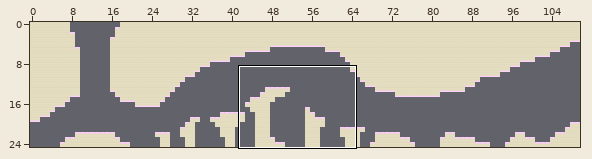
A Tiled map (JSON) gets an edit: assets/Project4Level4.tmj. Above, an overview of the earlier version with the close-up marked.
Close-up. The starting point:
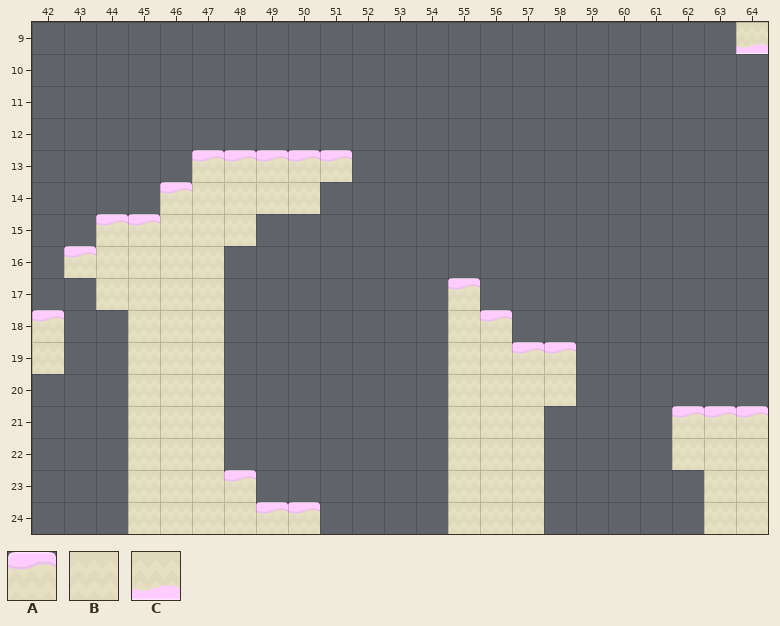
Cells are 70x70 px. Shown: x 42..64, y 9..24.
Key: from "Project4Level4": A 11, B 35, C 42.
_ is an empty cell.
Layer "Tile Layer 1" before, first column x 42:
 9 ______________________C
10 _______________________
11 _______________________
12 _______________________
13 _____AAAAA_____________
14 ____ABBBB______________
15 __AABBB________________
16 _ABBBB_________________
17 __BBBB_______A_________
18 A__BBB_______BA________
19 B__BBB_______BBAA______
20 ___BBB_______BBBB______
21 ___BBB_______BBB____AAA
22 ___BBB_______BBB____BBB
23 ___BBBA______BBB_____BB
24 ___BBBBAA____BBB_____BB
New version:
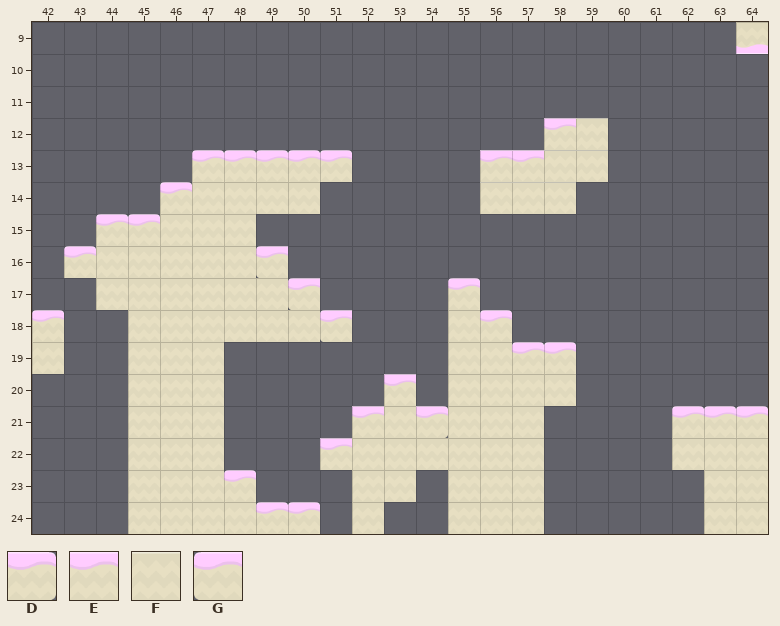
Further tiles: from "Project4Level4": D 18, E 25, F 29, G 32.
From old to new:
Layer "Tile Layer 1":
y 12: x 58..59 __ -> EF
y 13: x 56..59 ____ -> EEFF
y 14: x 56..58 ___ -> FFF
y 16: x 48..49 __ -> BG
y 17: x 48..50 ___ -> BBG
y 18: x 48..51 ____ -> BBBG
y 20: x 53 _ -> E
y 21: x 52..54 ___ -> EBD
y 22: x 51..54 ____ -> EBBB
y 23: x 52..53 __ -> BB
y 24: x 52 _ -> B
